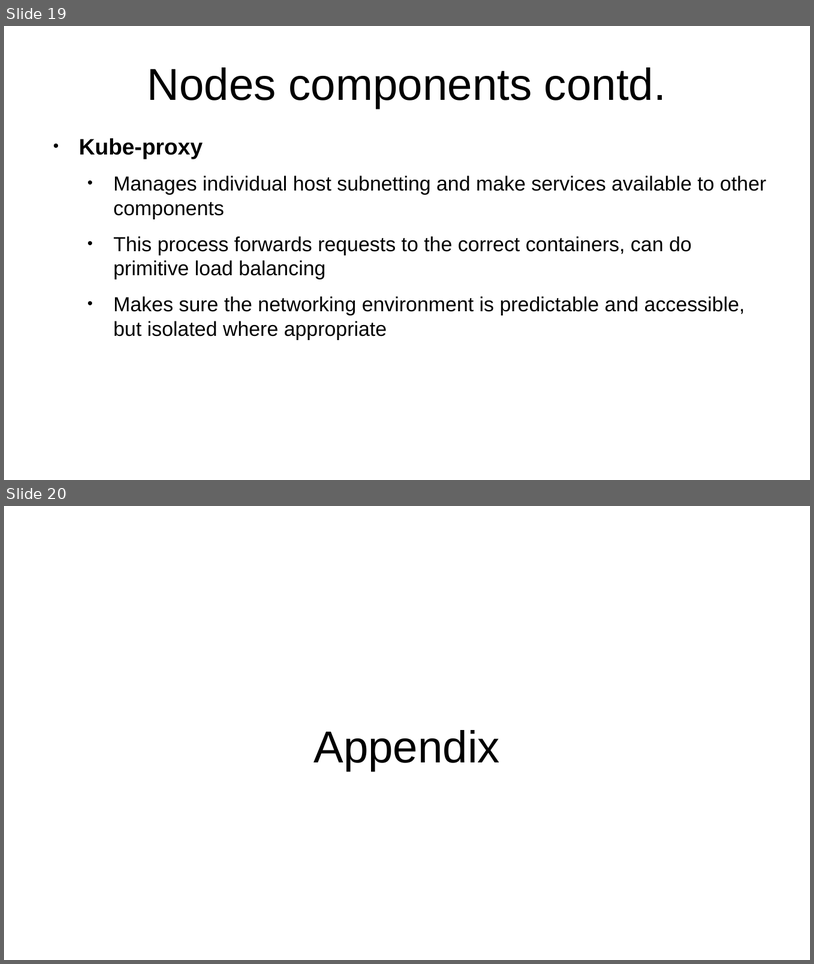
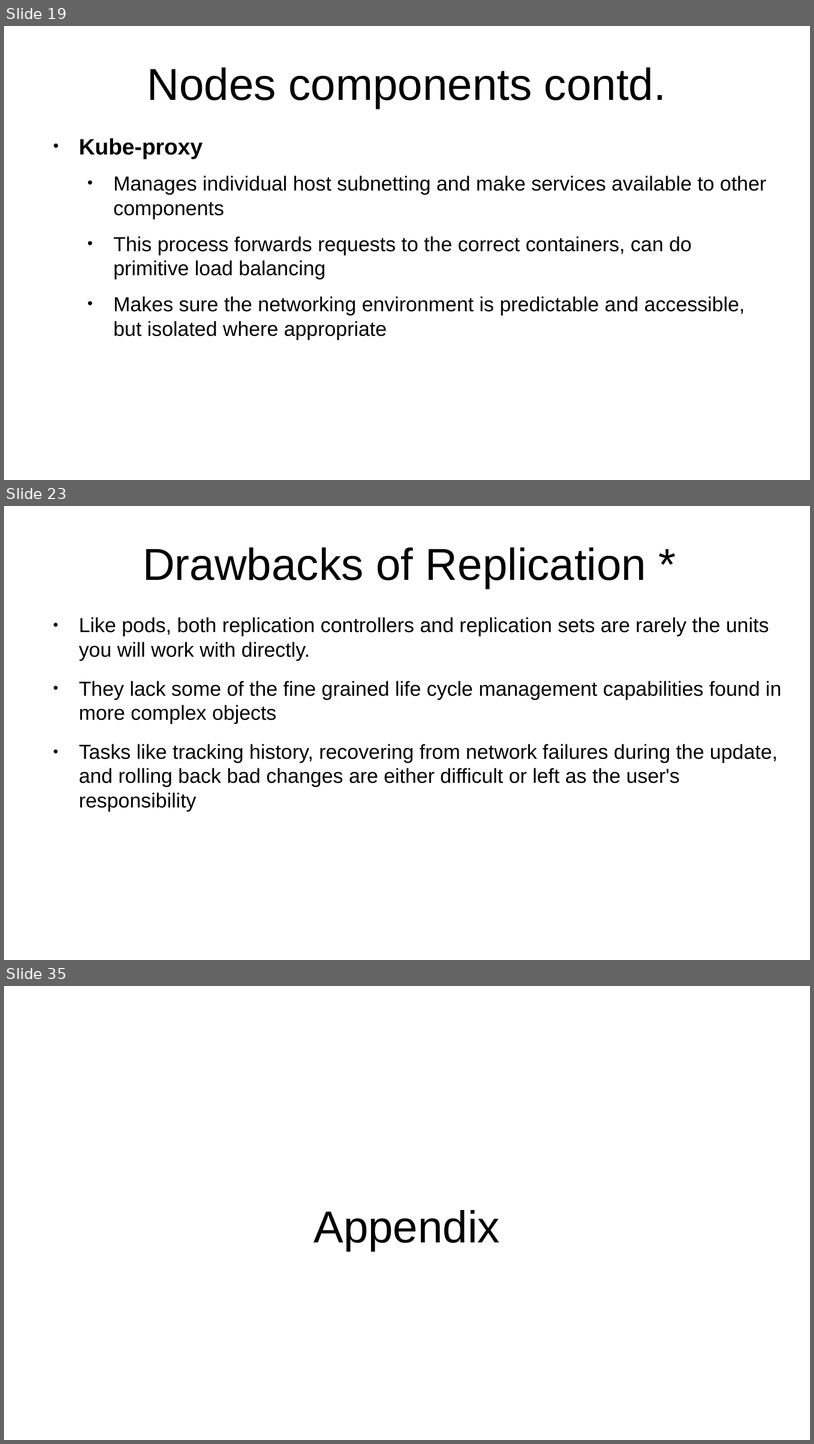
Before and after one commit to ksmane15/docs-k8s, a slide deck: k8s.odp. Shown one above the other, each under a label of ours: slides 19 and 20 before the commit, slides 19, 23 and 35 after it; the slides between them are not shown. The pictures are 814x964 and 814x1444 pixels, drawn with LibreOffice and Linux fonts; fonts in the diff are those of the drawing. Boxes give left, top, right and bottom in pixels: in the first picture for what was removed or moved away, otherwise in the second. Text is boxed around its words. In the diff, an @@ line names an element or a change of style, - is before the commit and + after.

```diff
--- a/k8s.odp
+++ b/k8s.odp
@@ slide 23 added at (4, 506, 810, 960), background #FFFFFF @@
@@ title added at (143, 547, 647, 588), 44 pt, text #000000 @@
+Drawbacks of Replication *
@@ text added at (79, 617, 782, 811), 20 pt, text #000000 @@
+● Like pods, both replication controllers and replication sets are rarely the units you will work with directly.
+● They lack some of the fine grained life cycle management capabilities found in more complex objects
+● Tasks like tracking history, recovering from network failures during the update, and rolling back bad changes are either difficult or left as the user's responsibility
@@ what was slide 20 is now slide 35 @@
```
Also in this commit, not shown: 1 slide changed, 14 other slides added.
